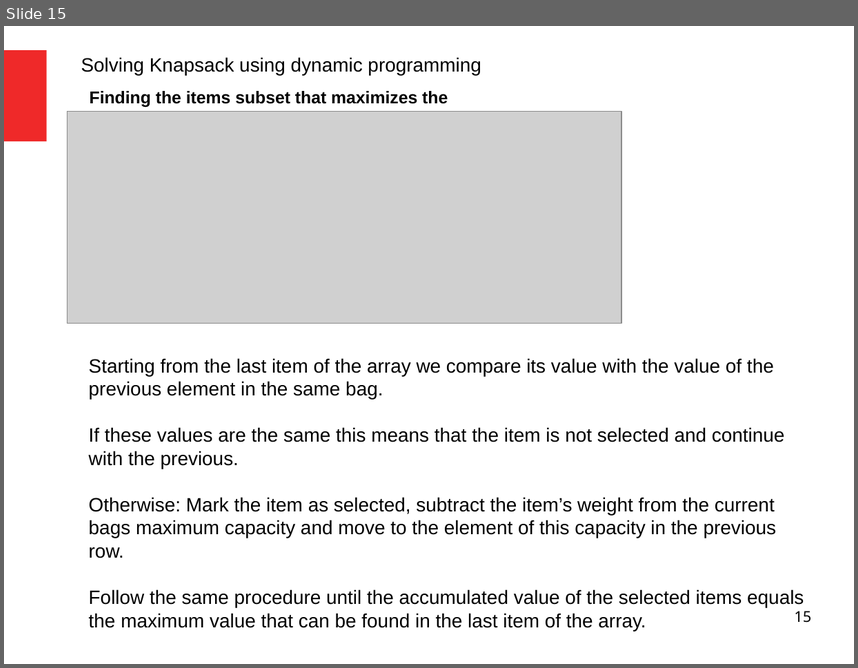
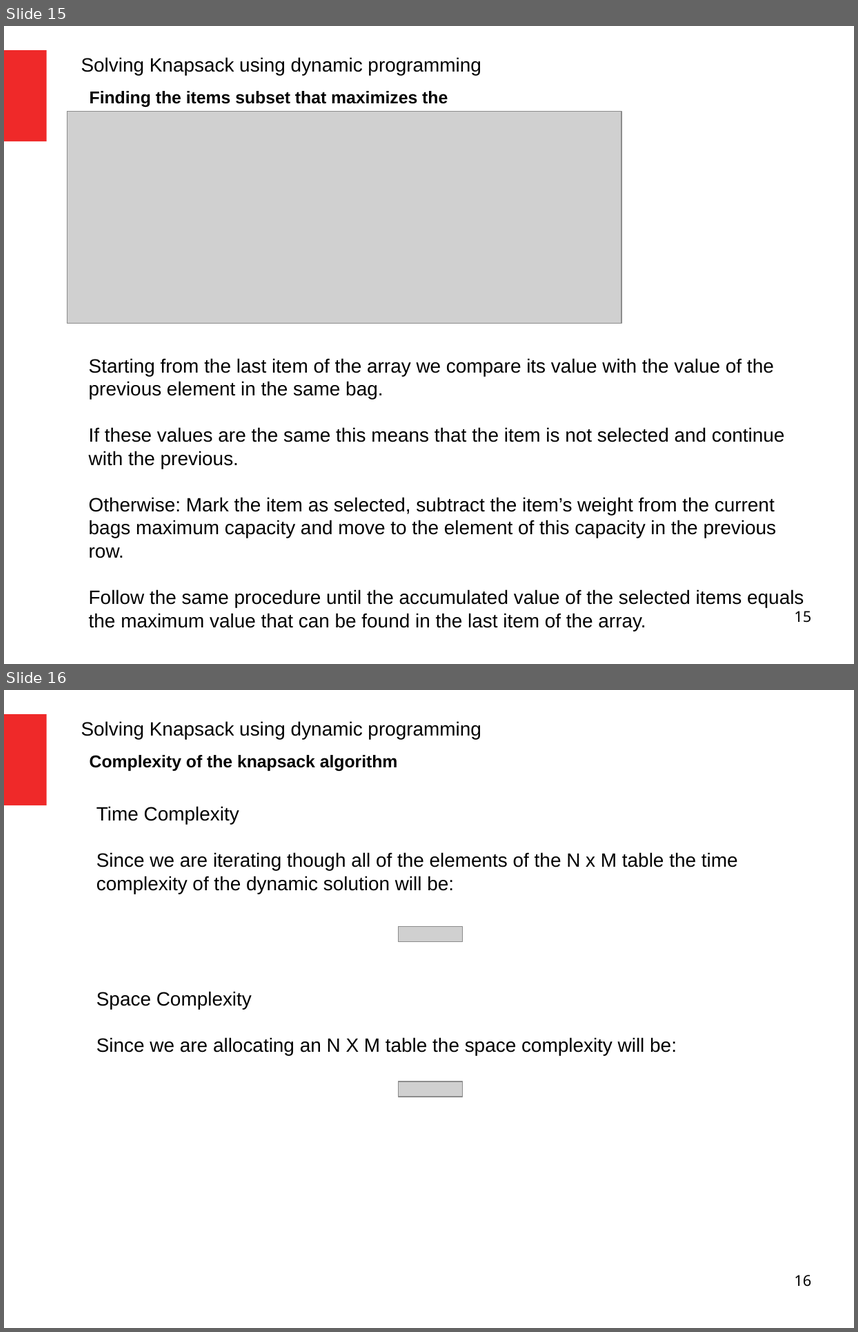
Before and after one commit to codingismycraft/codingismycraft, a slide deck: algorithms/katas/knapsack/knapsack-presentation.odp. Shown one above the other, each under a label of ours: slide 15 before the commit, slides 15 and 16 after it. The pictures are 858x668 and 858x1332 pixels, drawn with LibreOffice and Linux fonts; fonts in the diff are those of the drawing; grey boxes stand for pictures. Boxes give left, top, right and bottom in pixels: in the first picture for what was removed or moved away, otherwise in the second. Text is boxed around its words. In the diff, an @@ line names an element or a change of style, - is before the commit and + after.

Commit message:
Adds knapsack item selection.

```diff
--- a/algorithms/katas/knapsack/knapsack-presentation.odp
+++ b/algorithms/katas/knapsack/knapsack-presentation.odp
@@ slide 16 added at <box>4,690,854,1328</box>, background #FFFFFF; not listed: 1 template element that a slide beside it also shows @@
@@ text added at <box>81,721,481,740</box>, 18 pt, text #000000 @@
+Solving Knapsack using dynamic programming
@@ text added at <box>90,755,398,771</box>, 16 pt, text #000000, bold @@
+Complexity of the knapsack algorithm
@@ text added at <box>96,806,738,1056</box>, 18 pt, text #000000 @@
+Time Complexity
+Since we are iterating though all of the elements of the N x M table the time complexity of the dynamic solution will be:
+Space Complexity
+Since we are allocating an N X M table the space complexity will be:
@@ picture added at <box>399,927,463,943</box> @@
@@ picture added at <box>399,1081,463,1096</box> @@
@@ page number added at <box>794,1274,811,1286</box>, 14 pt, text #000000 @@
+16
```
Also in this commit, not shown: 2 slides changed, 2 other files.
